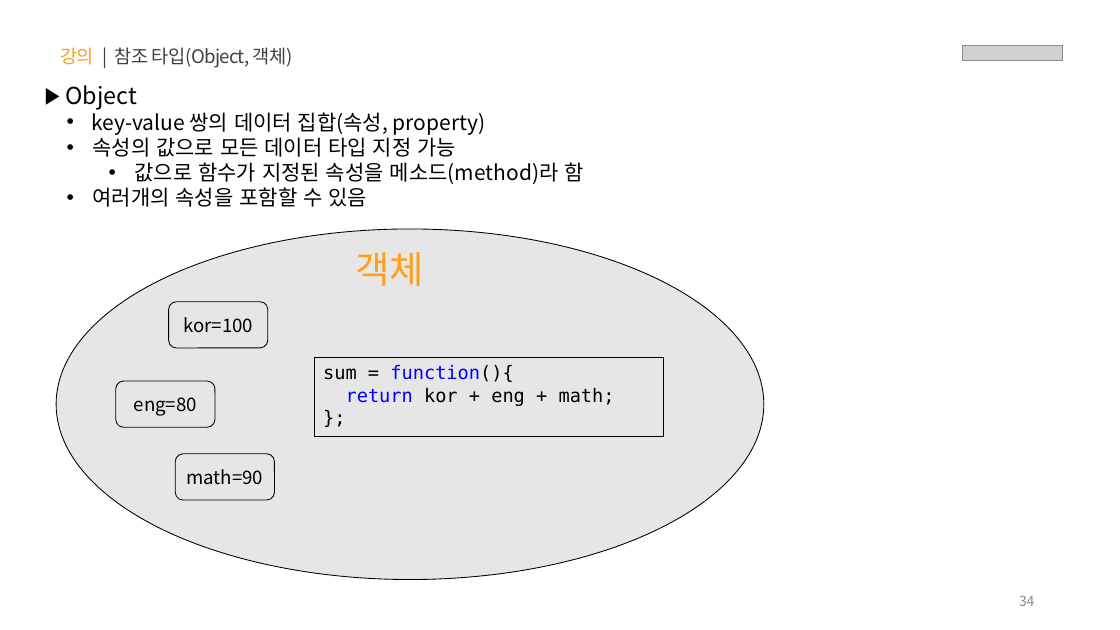
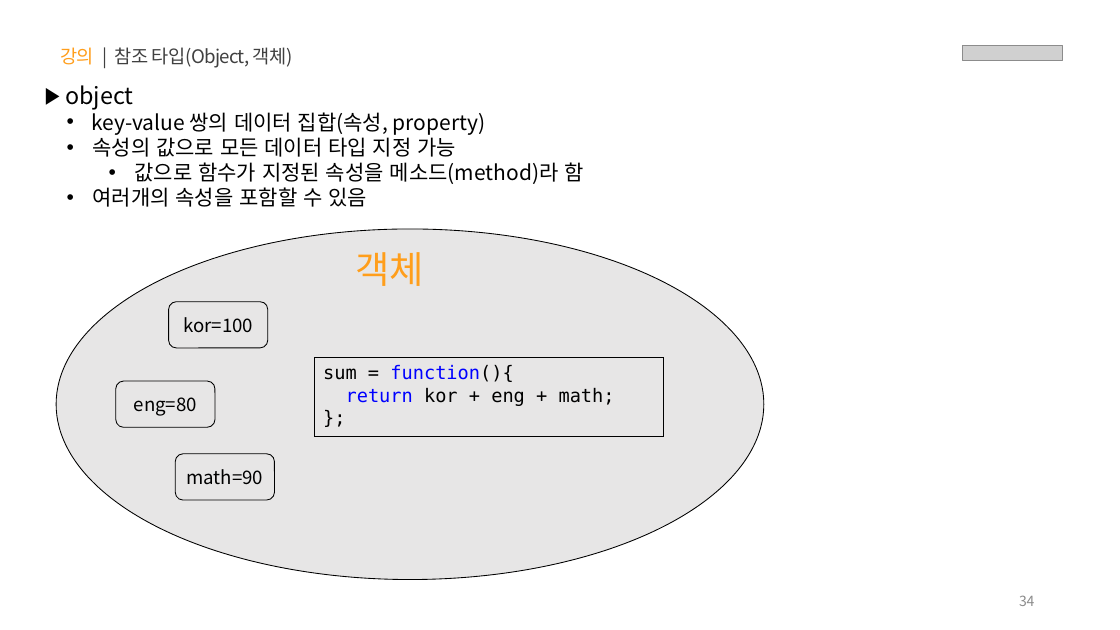
Before and after one commit to yebin-jeong/learn-js, a slide deck: slide 34 of PPT/01.자바스크립트 - 기초 문법.pptx. Drawn at 1120x630 pixels with LibreOffice and Linux fonts; fonts in the diff are those of the drawing; grey boxes stand for pictures. Boxes give left, top, right and bottom in pixels: in the first picture for what was removed or moved away, otherwise in the second. Text is boxed around its words. In the diff, an @@ line names an element or a change of style, - is before the commit and + after.

```diff
--- a/PPT/01.자바스크립트 - 기초 문법.pptx
+++ b/PPT/01.자바스크립트 - 기초 문법.pptx
@@ text at box(65, 85, 133, 110): text changed @@
-▶ Object
+▶ object
```
Also in this commit, not shown: 5 other slides changed.
